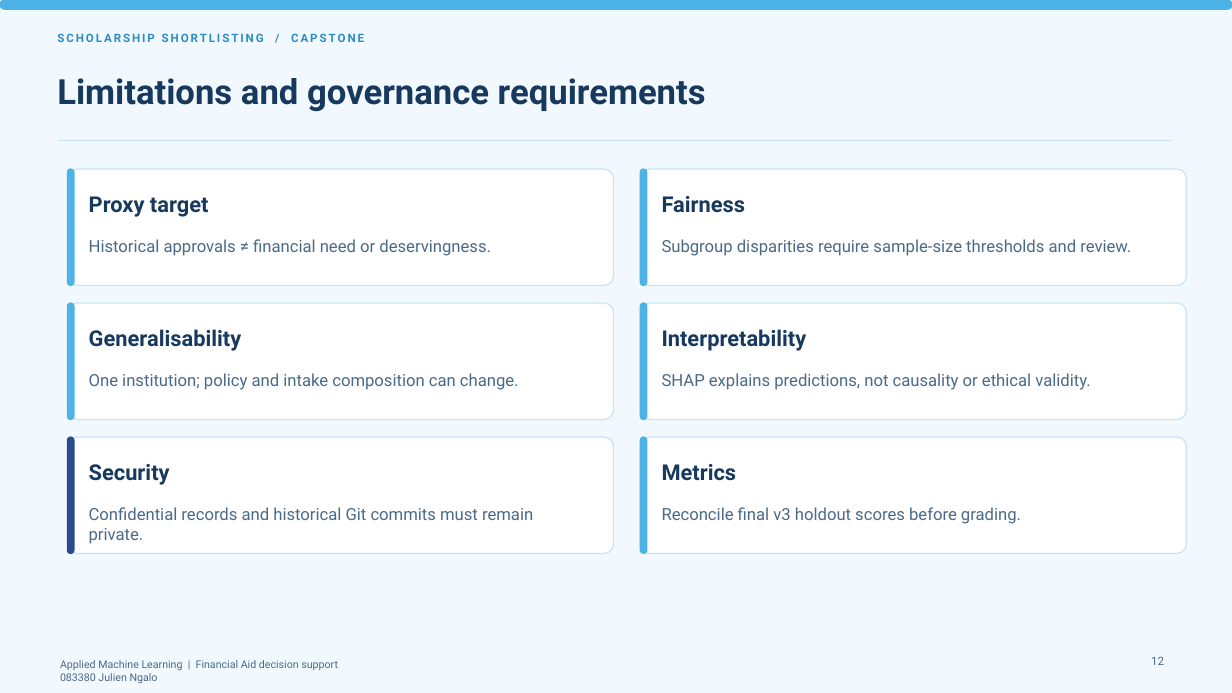
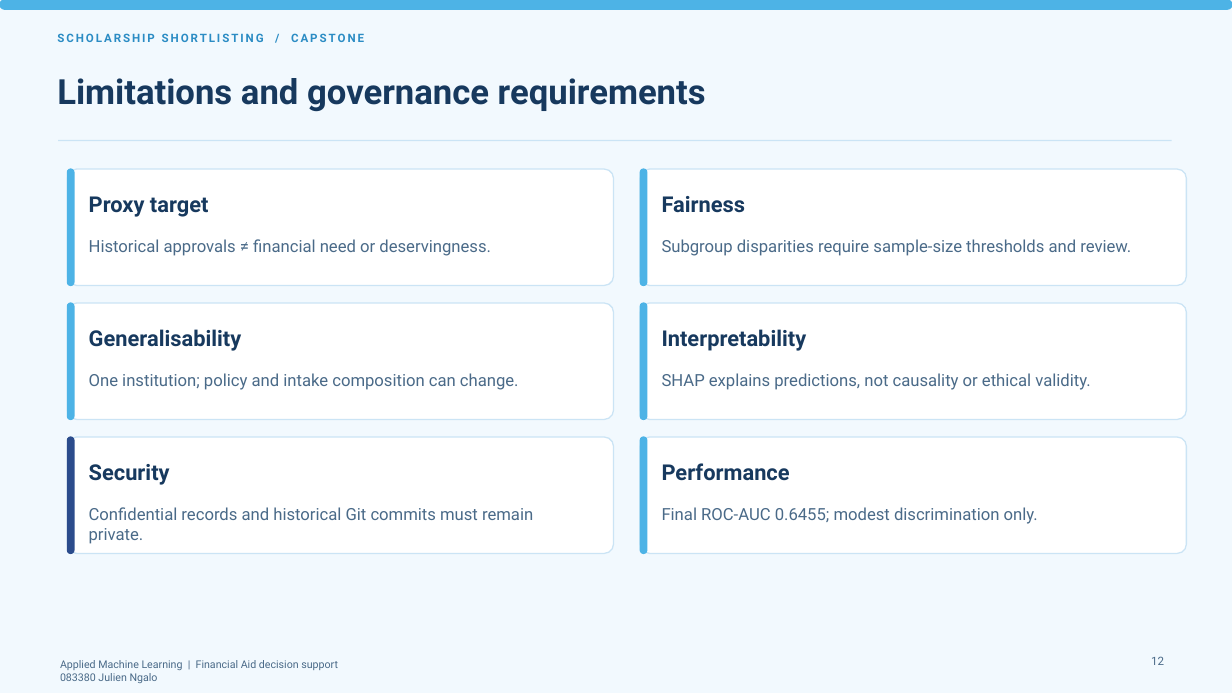
Before and after one commit to JulienNgalo/Scholarship_capstone_project, a slide deck: slide 12 of )83380 - Capstone Project Presentation - Final.pptx. Drawn at 1232x693 pixels with LibreOffice and Linux fonts; fonts in the diff are those of the drawing. Boxes give left, top, right and bottom in pixels: in the first picture for what was removed or moved away, otherwise in the second. Text is boxed around its words. In the diff, an @@ line names an element or a change of style, - is before the commit and + after.

```diff
--- a/)83380 - Capstone Project Presentation - Final.pptx
+++ b/)83380 - Capstone Project Presentation - Final.pptx
@@ text at <box>662,463,790,481</box>: text changed @@
-Metrics
+Performance
@@ text at <box>662,507,1038,524</box>: text changed @@
-Reconcile final v3 holdout scores before grading.
+Final ROC-AUC 0.6455; modest discrimination only.
```
Also in this commit, not shown: 4 other slides changed, 1 slide added, 1 slide removed.
